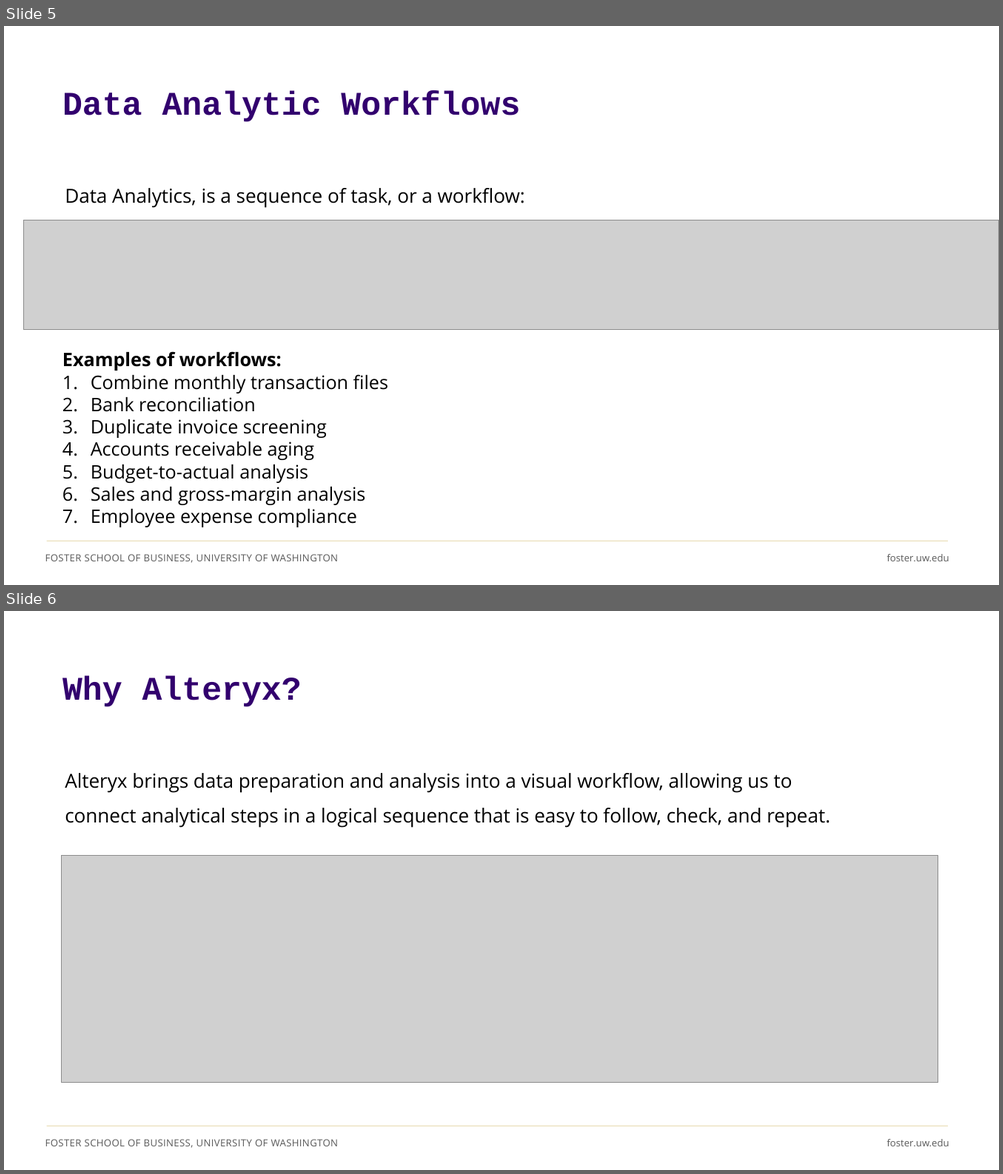
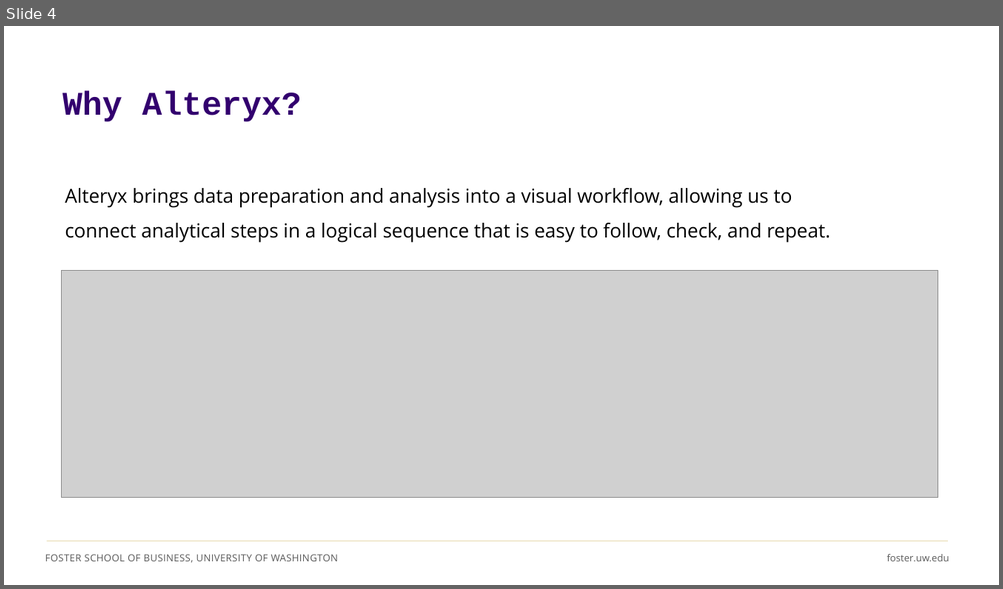
Before and after one commit to ashercurtis/slides.io, a slide deck: ACCTG320/ACCTG320Class10_2026.pptx. Shown one above the other, each under a label of ours: slides 5 and 6 before the commit, slide 4 after it. The pictures are 1003x1174 and 1003x589 pixels, drawn with LibreOffice and Linux fonts; fonts in the diff are those of the drawing; grey boxes stand for pictures. Boxes give left, top, right and bottom in pixels: in the first picture for what was removed or moved away, otherwise in the second. Text is boxed around its words. In the diff, an @@ line names an element or a change of style, - is before the commit and + after.

```diff
--- a/ACCTG320/ACCTG320Class10_2026.pptx
+++ b/ACCTG320/ACCTG320Class10_2026.pptx
@@ slide 5 removed at box(4, 26, 999, 585), background #FFFFFF; not listed: 3 template elements that a slide beside it also shows @@
@@ title removed at box(62, 91, 520, 122) @@
-Data Analytic Workflows
@@ text removed at box(65, 188, 525, 208) @@
-Data Analytics, is a sequence of task, or a workflow:
@@ picture removed at box(23, 220, 999, 329) @@
@@ text removed at box(62, 352, 388, 528) @@
-Examples of workflows:
-1. Combine monthly transaction files
-2. Bank reconciliation
-3. Duplicate invoice screening
-4. Accounts receivable aging
-5. Budget-to-actual analysis
-6. Sales and gross-margin analysis
-7. Employee expense compliance
@@ what was slide 6 is now slide 4 @@
```
Also in this commit, not shown: 2 slides changed, 14 slides added, 2 other slides removed, 1 other file.
